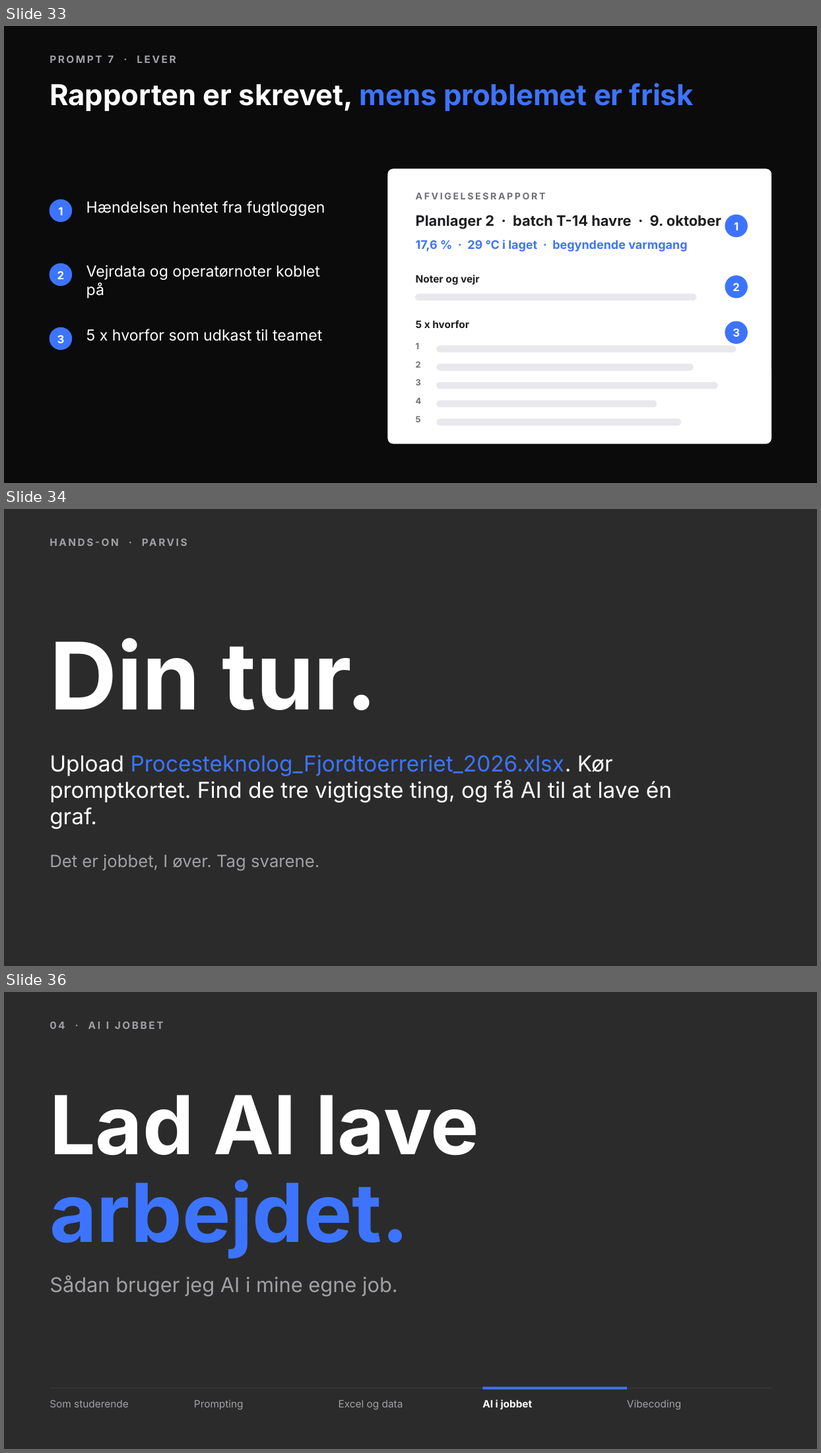
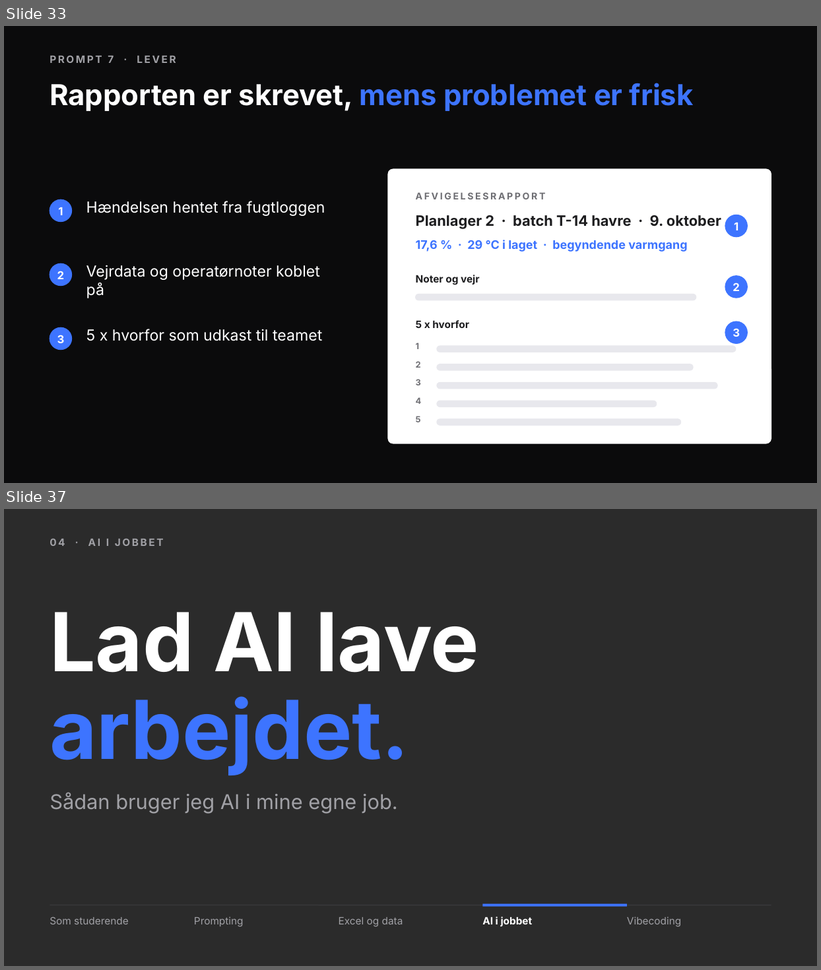
Before and after one commit to andr8769-ui/ucl-ai-undervisning, a slide deck: private/proces/praesentation.pptx. Shown one above the other, each under a label of ours: slides 33, 34 and 36 before the commit, slides 33 and 37 after it; the slides between them are not shown. The pictures are 821x1453 and 821x970 pixels, drawn with LibreOffice and Linux fonts; fonts in the diff are those of the drawing; background and template pictures are left out; a plain dark background stands for a picture behind light text. Boxes give left, top, right and bottom in pixels: in the first picture for what was removed or moved away, otherwise in the second. Text is boxed around its words. In the diff, an @@ line names an element or a change of style, - is before the commit and + after.

```diff
--- a/private/proces/praesentation.pptx
+++ b/private/proces/praesentation.pptx
@@ slide 34 removed at bbox=[4, 509, 817, 966], background picture (left out) @@
@@ text removed at bbox=[50, 537, 599, 555] @@
-HANDS-ON · PARVIS
@@ text removed at bbox=[50, 638, 377, 711] @@
-Din tur.
@@ text removed at bbox=[50, 755, 672, 829] @@
-Upload Procesteknolog_Fjordtoerreriet_2026.xlsx. Kør promptkortet. Find de tre vigtigste ting, og få AI til at lave én graf.
@@ text removed at bbox=[50, 855, 319, 871] @@
-Det er jobbet, I øver. Tag svarene.
@@ what was slide 36 is now slide 37 @@
```
Also in this commit, not shown: 3 slides added, 1 other slide removed, 35 other files.
